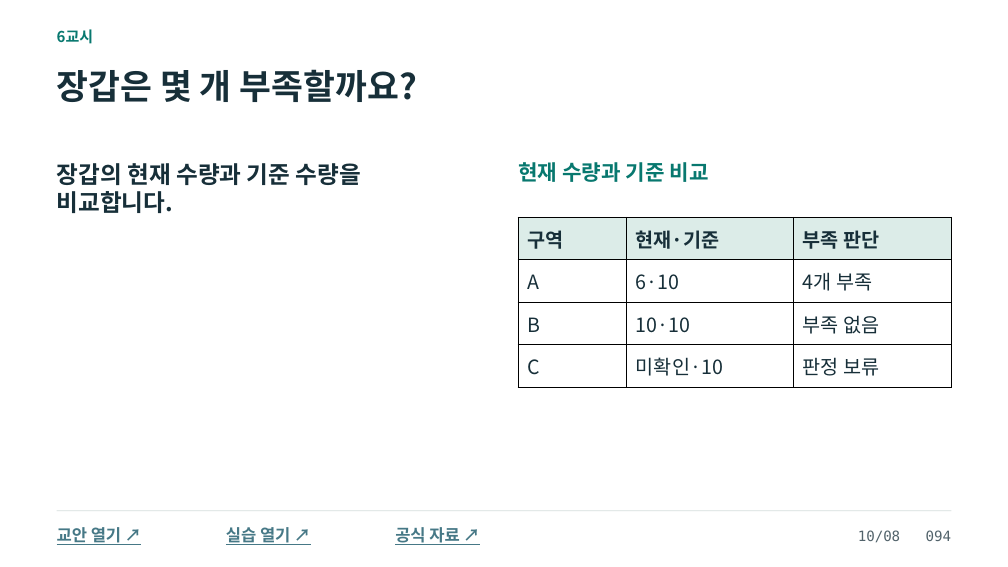
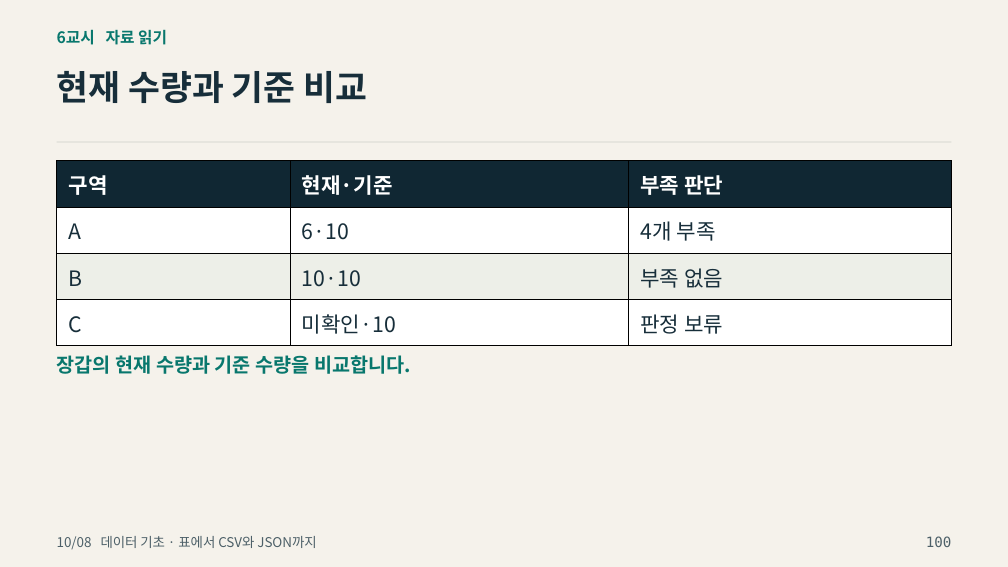
Before and after one commit to zeusk302-png/kdigital-physical-ai, a slide deck: slide 100 of downloads/2026-10-08/readable-slides.pptx (slide 94 before the commit). Drawn at 1008x567 pixels with LibreOffice and Linux fonts; fonts in the diff are those of the drawing; background and template pictures are left out. Boxes give left, top, right and bottom in pixels: in the first picture for what was removed or moved away, otherwise in the second. Text is boxed around its words. In the diff, an @@ line names an element or a change of style, - is before the commit and + after.

```diff
--- a/downloads/2026-10-08/readable-slides.pptx
+++ b/downloads/2026-10-08/readable-slides.pptx
@@ background #FFFFFF to picture (left out) @@
@@ text at [57, 29, 167, 45]: text changed; size 14.2 to 15 pt; text colour #08786F to #08776D @@
-6교시
+6교시 자료 읽기
@@ text "현재 수량과 기준 비교": place and size @@
-text "현재 수량과 기준 비교" at [518, 162, 709, 182]
+text "현재 수량과 기준 비교" at [57, 71, 367, 103]
@@ text "현재 수량과 기준 비교" at [57, 71, 367, 103]: size 20.2 to 33 pt, text colour #08786F to #172E3A @@
@@ text removed at [57, 69, 417, 102] @@
-장갑은 몇 개 부족할까요?
@@ rectangle added at [57, 142, 951, 143], fill #CDCFC7 @@
@@ table at [57, 160, 952, 340] @@
@@ fill #DCECE8 to #102733 in row 1 @@
@@ fill #FFFFFF to #EDEFE8 in row 3 @@
@@ size 18.8 to 20.2 pt @@
@@ text colour #172F39 to #FFFFFF in "구역", "현재·기준", "부족 판단" @@
@@ text colour #172F39 to #172E3A in "A", "6·10", "4개 부족", "B" and 5 more places @@
@@ line spacing 1.02 to 1.04 @@
@@ table: place and size @@
-table at [518, 218, 951, 388]
+table at [57, 160, 952, 340]
@@ text "장갑의 현재 수량과 기준 수량을 ...": place and size @@
-text "장갑의 현재 수량과 기준 수량을 ..." at [57, 163, 361, 213]
+text "장갑의 현재 수량과 기준 수량을 ..." at [57, 355, 411, 374]
@@ text "장갑의 현재 수량과 기준 수량을 ..." at [57, 355, 411, 374]: size 22.5 to 18.8 pt, text colour #172F39 to #08776D @@
@@ rectangle removed at [57, 510, 951, 511] @@
@@ text removed at [57, 527, 121, 545] @@
-교안 열기 ↗
@@ text added at [57, 536, 316, 549], 12.8 pt, text #4D6068 @@
+10/08 데이터 기초 · 표에서 CSV와 JSON까지
@@ text removed at [226, 527, 290, 545] @@
-실습 열기 ↗
@@ text removed at [395, 527, 459, 545] @@
-공식 자료 ↗
@@ text removed at [858, 530, 952, 543] @@
-10/08 094
@@ text added at [926, 536, 951, 547], 13.5 pt, text #4D6068 @@
+100
```
Also in this commit, not shown: 52 other slides changed, 54 slides added, 52 slides removed, 11 other files.
